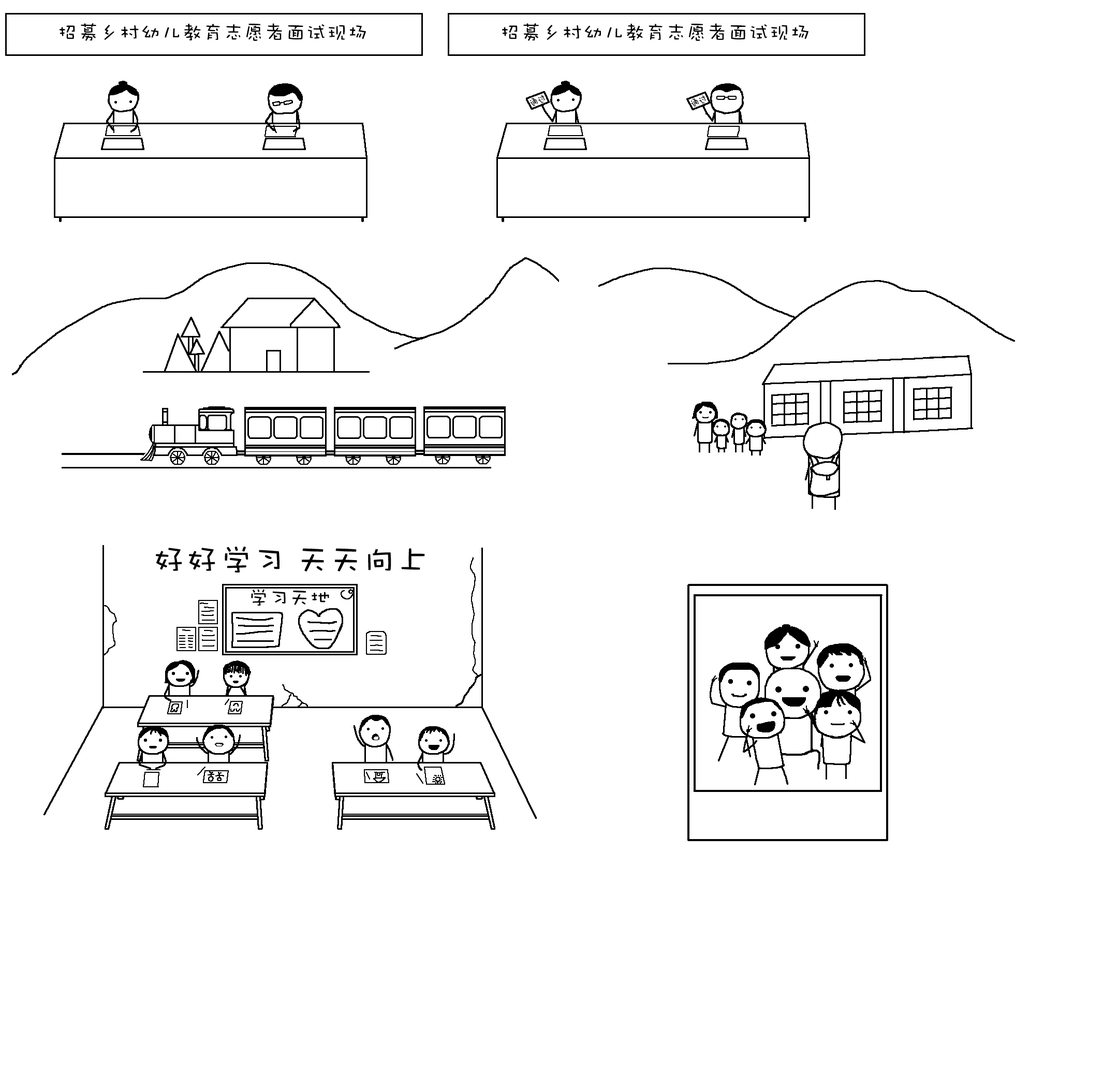
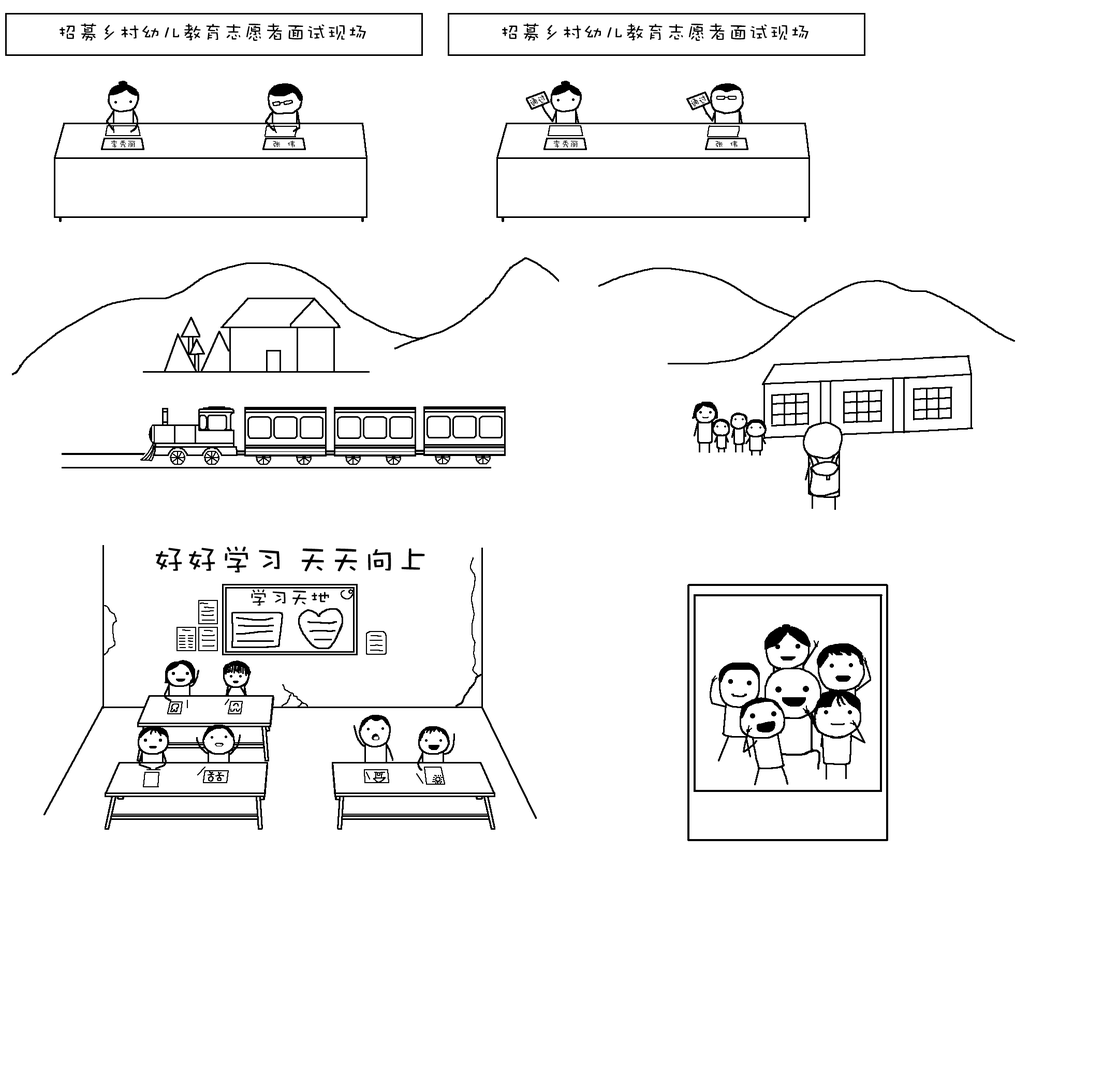
Before/after of a 1118px x 1087px layered artwork. What changed in the layer stack:
added layer "张 伟" (1st of 2, in "2录用") in group "2录用" over bbox(715, 140, 738, 149)
added layer "李秀丽" (1st of 2, in "2录用") in group "2录用" over bbox(553, 139, 579, 149)
added layer "张 伟" (2nd of 2, in "1面试现场") in group "1面试现场" over bbox(272, 140, 296, 149)
added layer "李秀丽" (2nd of 2, in "1面试现场") in group "1面试现场" over bbox(110, 139, 136, 149)
